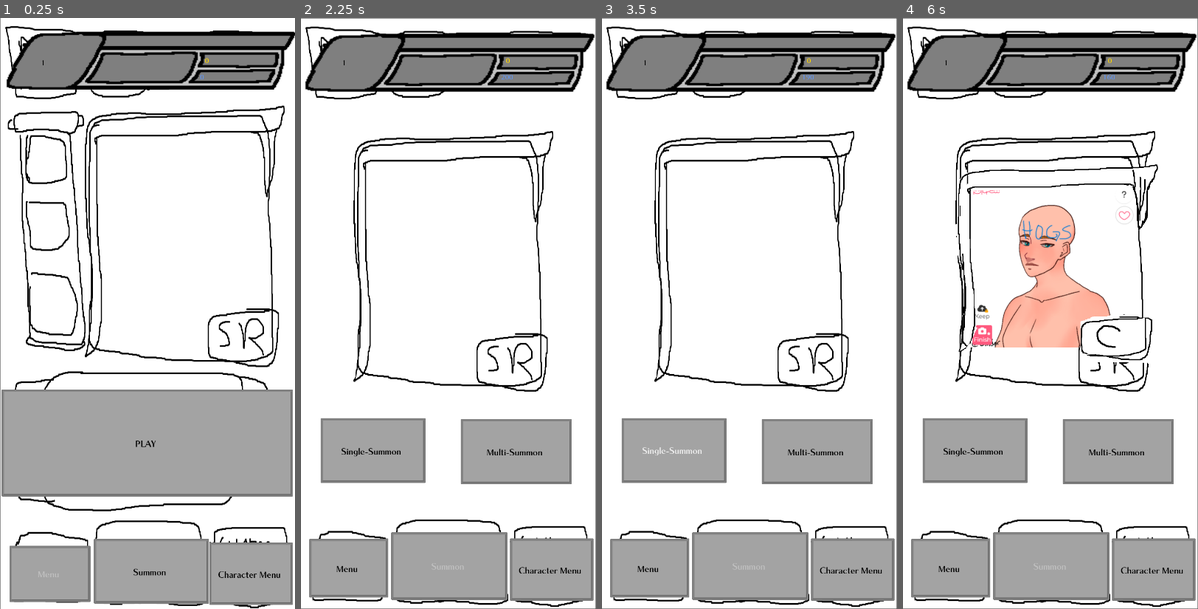
Above: before the commit, frames 1-4 (left to right).
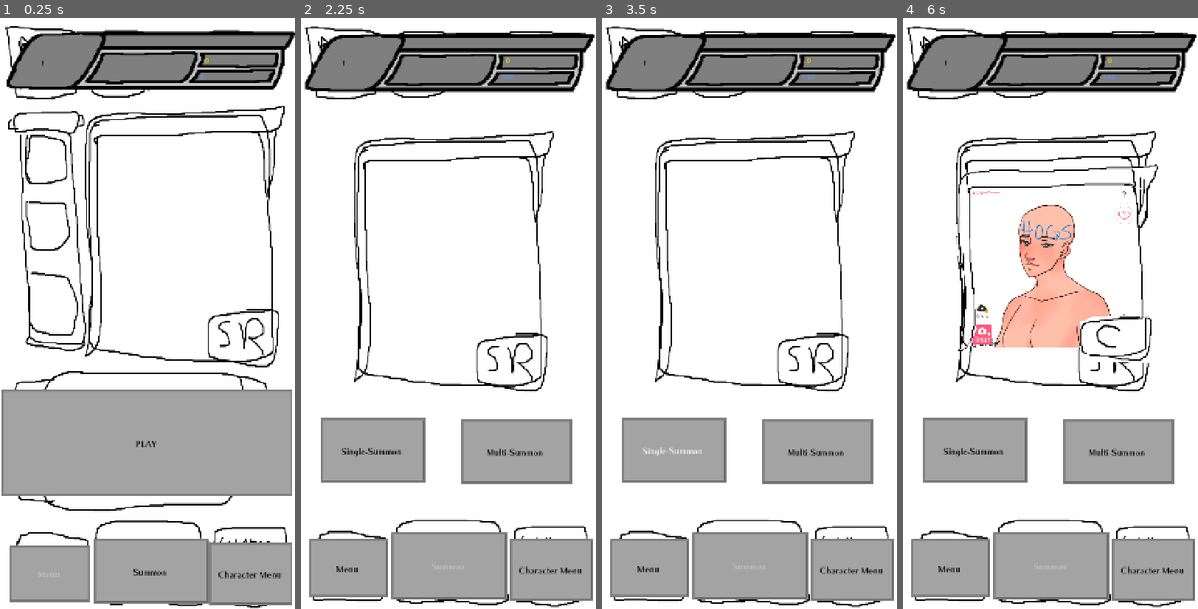
Above: after the commit, the same moments.

Repository: machina344/sixfold-gacha
Game: Godot game, scene res://scenes/MainMenu.tscn
Two runs of this game, one before a commit and one after it. Both use one fixed random seed, a clock stepped at 60 frames per second and the inputs below.
Inputs (mouse positions are in pixels of both pictures, inside the frame that each line leads up to):
- Up to frame 1 (0.25 s): no input
- Up to frame 2 (2.25 s): click "PLAY" at 0.5 s; click "PLAY" at 1.25 s; click "Summon" at 2 s
- Up to frame 3 (3.5 s): click "Single-Summon" at 2.75 s
- Up to frame 4 (6 s): click "Single-Summon" at 3.5 s; click "Single-Summon" at 4.25 s; move the mouse to (1115, 283) at 5.02 s; click (1115, 283) at 5.17 s; tap Enter at 5.75 s; move the mouse to (991, 343) at 5.77 s; click (991, 343) at 5.92 s

The runs differ from the first frame. In frame 1, 6.1% of the frame differs, in the area x 0-100%, y 0-100%; in frame 2, 5.4%; in frame 3, 5.4%; in frame 4, 6.8%.

Commit message:
Selling!
Made selling more profitable, and now updates awakening screen every tick to properly display accurate price for a character's rank.

Diff:
--- a/project.godot
+++ b/project.godot
@@ -30,8 +30,8 @@
 
 window/size/viewport_width=720
 window/size/viewport_height=1440
-window/size/initial_position_type=2
-window/size/initial_position=Vector2i(100, 0)
+window/size/borderless=true
+window/stretch/mode="canvas_items"
 
 [gui]
 
--- a/scenes/awakening_scene.gd
+++ b/scenes/awakening_scene.gd
@@ -14,15 +14,7 @@
 func _ready() -> void:
 	currentUnit = UnitInteraction.interactedIndex
 	unit_icon.set_frame(PlayerDataContainer.playerData.characterBox[currentUnit].charID)
-	if PlayerDataContainer.playerData.characterBox[currentUnit].charTemplate.characterRarity == Rarity.Rarity.COMMON:
-		cost = 1000 * (2 ** PlayerDataContainer.playerData.characterBox[currentUnit].stage)
-	elif PlayerDataContainer.playerData.characterBox[currentUnit].charTemplate.characterRarity == Rarity.Rarity.RARE:
-		cost = 2000 * (2 ** PlayerDataContainer.playerData.characterBox[currentUnit].stage)
-	elif PlayerDataContainer.playerData.characterBox[currentUnit].charTemplate.characterRarity == Rarity.Rarity.SUPER_RARE:
-		cost = 4500 * (2 ** PlayerDataContainer.playerData.characterBox[currentUnit].stage)
-	elif PlayerDataContainer.playerData.characterBox[currentUnit].charTemplate.characterRarity == Rarity.Rarity.ULTRA_RARE:
-		cost = 15000 * (2 ** PlayerDataContainer.playerData.characterBox[currentUnit].stage)
-	awakening_button.text = "Awakening Cost: " + str(cost)
+
 
 
 
@@ -36,6 +28,15 @@
 		canAwaken = false
 	else:
 		canAwaken = true
+	if PlayerDataContainer.playerData.characterBox[currentUnit].charTemplate.characterRarity == Rarity.Rarity.COMMON:
+		cost = 1000 * (2 ** PlayerDataContainer.playerData.characterBox[currentUnit].stage)
+	elif PlayerDataContainer.playerData.characterBox[currentUnit].charTemplate.characterRarity == Rarity.Rarity.RARE:
+		cost = 2000 * (2 ** PlayerDataContainer.playerData.characterBox[currentUnit].stage)
+	elif PlayerDataContainer.playerData.characterBox[currentUnit].charTemplate.characterRarity == Rarity.Rarity.SUPER_RARE:
+		cost = 4500 * (2 ** PlayerDataContainer.playerData.characterBox[currentUnit].stage)
+	elif PlayerDataContainer.playerData.characterBox[currentUnit].charTemplate.characterRarity == Rarity.Rarity.ULTRA_RARE:
+		cost = 15000 * (2 ** PlayerDataContainer.playerData.characterBox[currentUnit].stage)
+	awakening_button.text = "Awakening Cost: " + str(cost)
 
 
 
--- a/scenes/inventory_slot.gd
+++ b/scenes/inventory_slot.gd
@@ -37,11 +37,11 @@
 			elif UnitInteraction.unitInteractionType == 3:
 				print("Selling ", PlayerDataContainer.playerData.characterBox[unit].charTemplate.name)
 				if PlayerDataContainer.playerData.characterBox[unit].charTemplate.characterRarity == Rarity.Rarity.COMMON:
-					PlayerDataContainer.playerData.coinCurrency += (1000 + (100 * PlayerDataContainer.playerData.characterBox[unit].level))
+					PlayerDataContainer.playerData.coinCurrency += (1000 + (500 * PlayerDataContainer.playerData.characterBox[unit].level))
 				elif PlayerDataContainer.playerData.characterBox[unit].charTemplate.characterRarity == Rarity.Rarity.RARE:
-					PlayerDataContainer.playerData.coinCurrency += (2000 + (100 * PlayerDataContainer.playerData.characterBox[unit].level))
+					PlayerDataContainer.playerData.coinCurrency += (2000 + (1000 * PlayerDataContainer.playerData.characterBox[unit].level))
 				elif PlayerDataContainer.playerData.characterBox[unit].charTemplate.characterRarity == Rarity.Rarity.SUPER_RARE:
-					PlayerDataContainer.playerData.coinCurrency += (4500 + (100 * PlayerDataContainer.playerData.characterBox[unit].level))
+					PlayerDataContainer.playerData.coinCurrency += (4500 + (2000 * PlayerDataContainer.playerData.characterBox[unit].level))
 				elif PlayerDataContainer.playerData.characterBox[unit].charTemplate.characterRarity == Rarity.Rarity.ULTRA_RARE:
-					PlayerDataContainer.playerData.coinCurrency += (15000 + (100 * PlayerDataContainer.playerData.characterBox[unit].level))
+					PlayerDataContainer.playerData.coinCurrency += (15000 + (4000 * PlayerDataContainer.playerData.characterBox[unit].level))
 				PlayerDataContainer.playerData.remove_character_from_box(unit)
